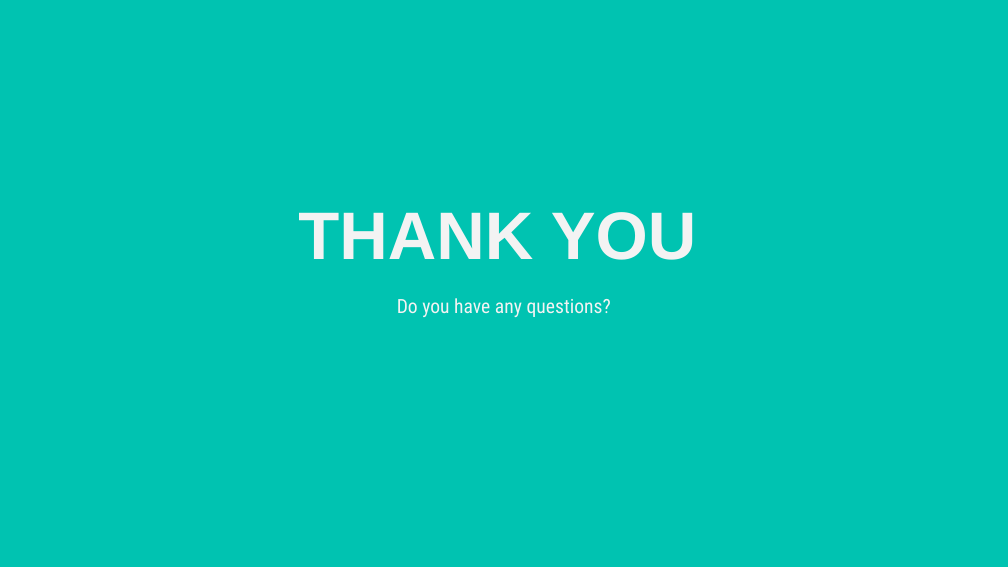
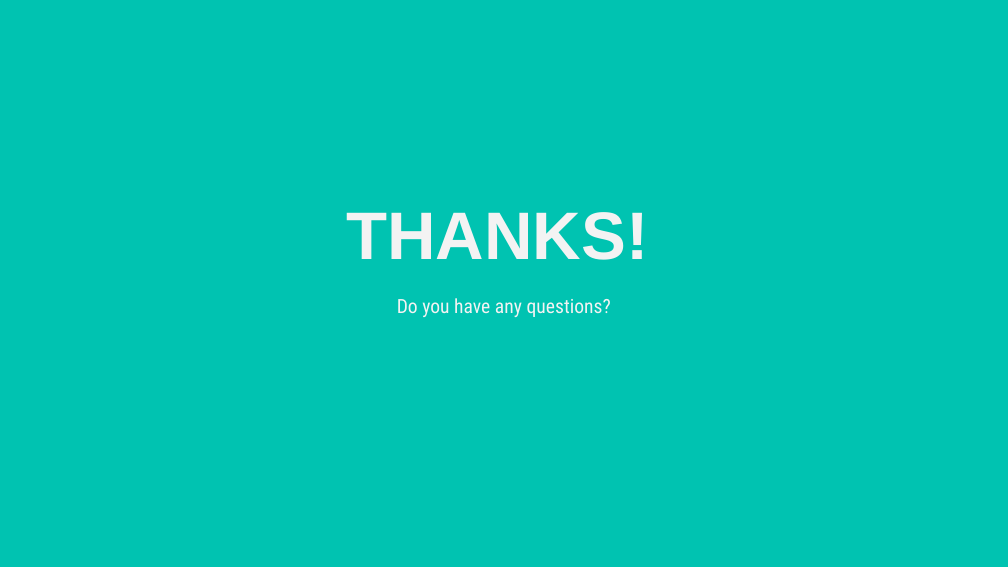
Before and after one commit to YoussifAssem/Genatac, a slide deck: slide 16 of E-Genetics/presentations/new presentation.pptx. Drawn at 1008x567 pixels with LibreOffice and Linux fonts; fonts in the diff are those of the drawing; background and template pictures are left out. Boxes give left, top, right and bottom in pixels: in the first picture for what was removed or moved away, otherwise in the second. Text is boxed around its words. In the diff, an @@ line names an element or a change of style, - is before the commit and + after.

Commit message:
Revert "presentation update"
This reverts commit d4cf38b4c5f097fb2e2bdfdf0ef85c648af6fe52.

```diff
--- a/E-Genetics/presentations/new presentation.pptx
+++ b/E-Genetics/presentations/new presentation.pptx
@@ text at (346,212,648,260): text changed @@
-THANK YOU
+THANKS!
```
